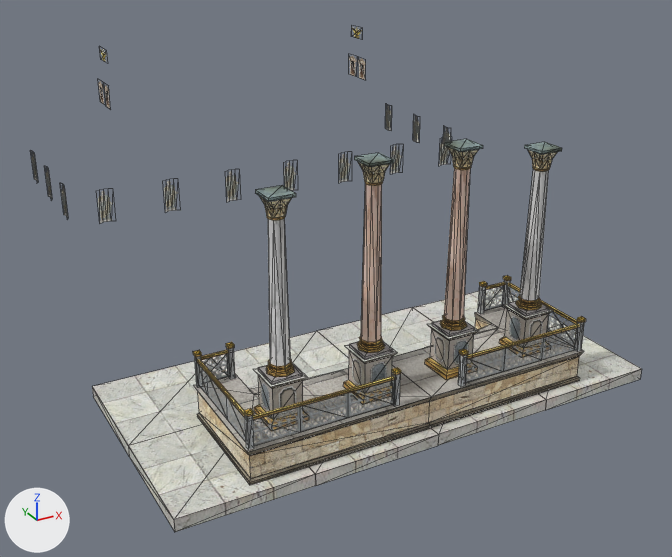
The COLLADA model client/art/meshes/props/roman_cc_transp.dae as it was, and as the next commit left it.
The view is the same before and after, from a 50 mm camera at (-0.738, -1.471, 0.815) aimed at (0.013, -0.106, 0.133). The axes (+X, +Y, +Z) are drawn at lower left. The lights are the same throughout. Mesh edges are drawn as thin lines. Where no turn or scale is listed for an object, it has been applied to the vertices.

The first picture shows 'rostrum'.
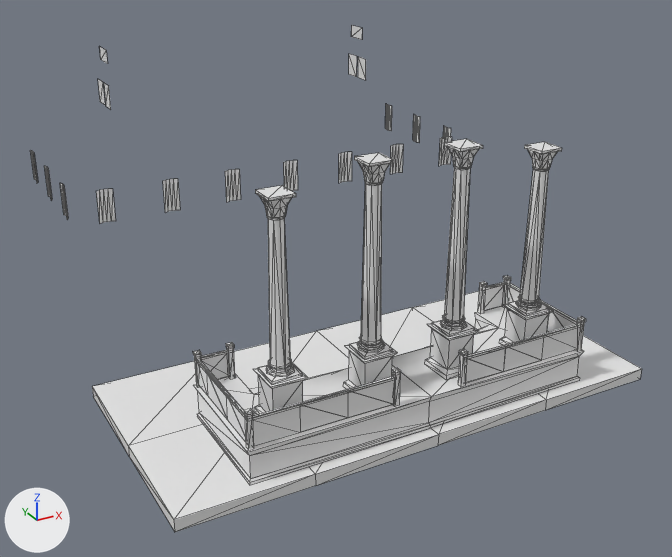
The change, as a list of edits to the scene's bpy script:
```text
Change me_rostrummesh:
    where me_rostrummesh.from_pydata(...)  # 1273 vertices, 1670 faces; spans x -0.434..0.437, y -0.46..0.374, z -0.017..0.511
    remove me_rostrummesh.materials.append(mat_03___default)
```

Changed parts and their boxes (x1, y1, x2, y2) in the pictures (672 x 557 px):
'rostrum', recoloured (grey to white): (30, 25, 642, 532) in both
